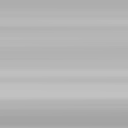
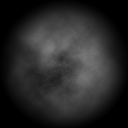
Layer changes from the first (128, 128) image to the second:
showed "Layer 2" over [0, 0, 128, 128]
showed "Layer 6", painted on it over [0, 0, 128, 128]
hid "Layer 7" over [0, 0, 128, 128]
